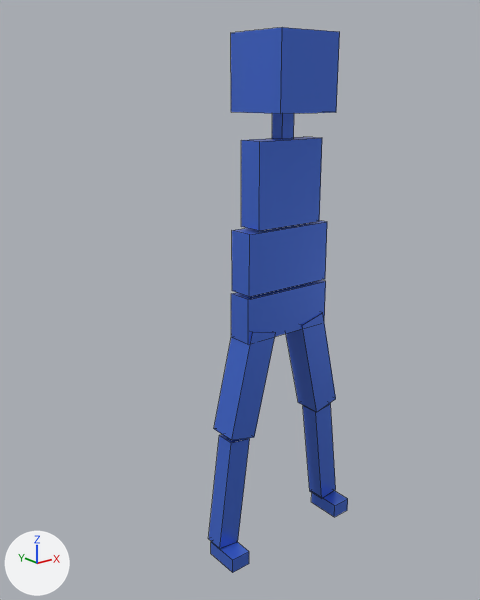
A saved change to the Blender file 3dWork/isolatedPlayer.blend.
Before and after are seen from a 50 mm lens placed at (-2.72, -3.0, 2.93), pointed at (-0.19, 0.17, 1.67). Arrows for +X, +Y and +Z are at lower left; the lights stay in place. Mesh edges are drawn as thin lines.

Before the edit, the objects in view are built like this:
```python
ob_cube_003 = bpy.data.objects.new('Cube.003', me_cube_005)
ob_cube_003.location = (0.389, 0.0, 2.602)
ob_cube_004 = bpy.data.objects.new('Cube.004', me_cube_006)
ob_cube_004.location = (0.759, 0.0, 2.336)
ob_cube_005 = bpy.data.objects.new('Cube.005', me_cube_007)
ob_cube_005.location = (1.143, 0.0, 1.807)
ob_cube_006 = bpy.data.objects.new('Cube.006', me_cube_008)
ob_cube_006.location = (1.411, 0.0, 1.476)
ob_cube_007 = bpy.data.objects.new('Cube.007', me_cube_009)
ob_cube_007.location = (-0.389, 0.0, 2.602)
ob_cube_008 = bpy.data.objects.new('Cube.008', me_cube_010)
ob_cube_008.location = (-0.759, 0.0, 2.336)
ob_cube_009 = bpy.data.objects.new('Cube.009', me_cube_011)
ob_cube_009.location = (-1.143, 0.0, 1.807)
ob_cube_010 = bpy.data.objects.new('Cube.010', me_cube_012)
ob_cube_010.location = (-1.411, 0.0, 1.476)
ob_cube_013 = bpy.data.objects.new('Cube.013', me_cube_016)
ob_cube_013.location = (0.468, -0.072, 0.04)
# also in view: 'Cube.011' at (0.29, 0.0, 1.19); 'Cube.017' at (0.0, 0.0, 2.75); 'Cube.018' at (0.0, 0.0, 3.04); 'Cube.012' at (0.42, 0.0, 0.46); 'Cube.015' at (-0.42, 0.0, 0.46)
```
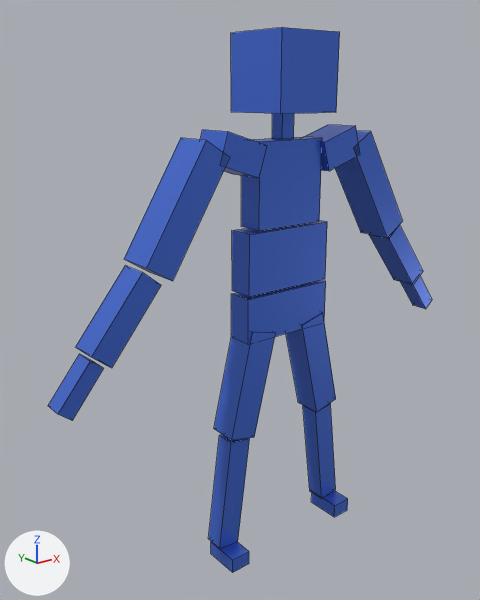
What changed in the scene script:
```text
Change ob_cube_003:
    remove ob_cube_003.hide_render = True
Change ob_cube_004:
    remove ob_cube_004.hide_render = True
Change ob_cube_005:
    remove ob_cube_005.hide_render = True
Change ob_cube_006:
    remove ob_cube_006.hide_render = True
Change ob_cube_007:
    remove ob_cube_007.hide_render = True
Change ob_cube_008:
    remove ob_cube_008.hide_render = True
Change ob_cube_009:
    remove ob_cube_009.hide_render = True
Change ob_cube_010:
    remove ob_cube_010.hide_render = True
```

Pixel boxes (x1, y1, x2, y2) of what changed, in the pictures (480 x 600 px):
'Cube.008', shown (blue)
    after: (124, 138, 228, 281)
'Cube.009', shown (blue)
    after: (76, 266, 161, 368)
'Cube.004', shown (blue)
    after: (335, 131, 403, 238)
'Cube.007', shown (blue)
    after: (200, 130, 267, 178)
'Cube.010', shown (blue)
    after: (48, 354, 104, 420)
'Cube.005', shown (blue)
    after: (369, 225, 423, 285)
'Cube.003', shown (blue)
    after: (304, 125, 359, 171)
'Cube.006', shown (blue)
    after: (401, 276, 432, 309)
